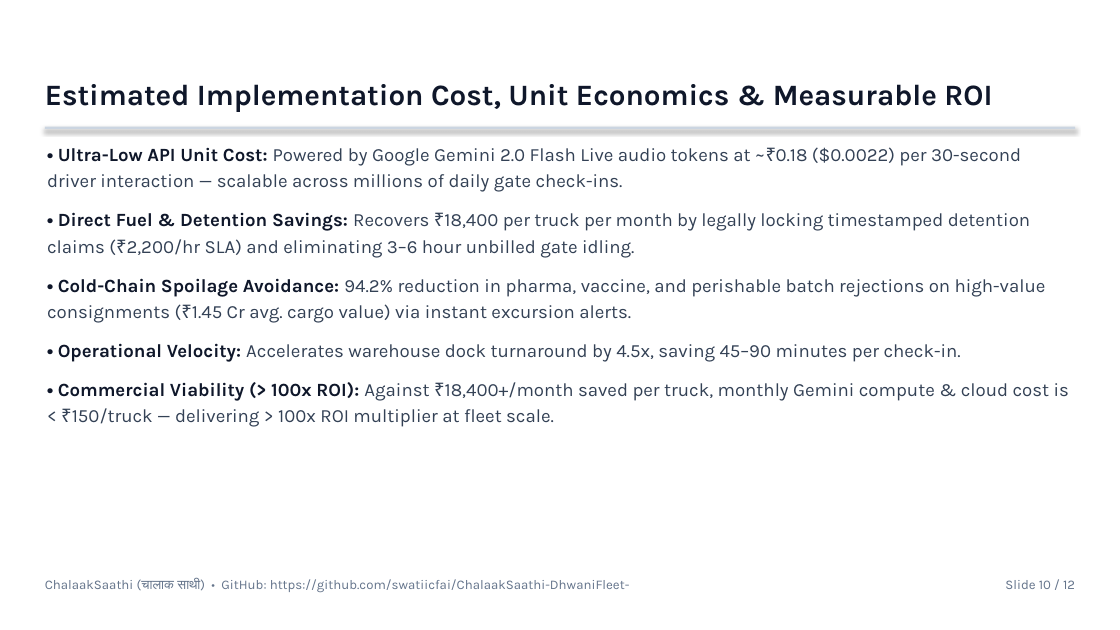
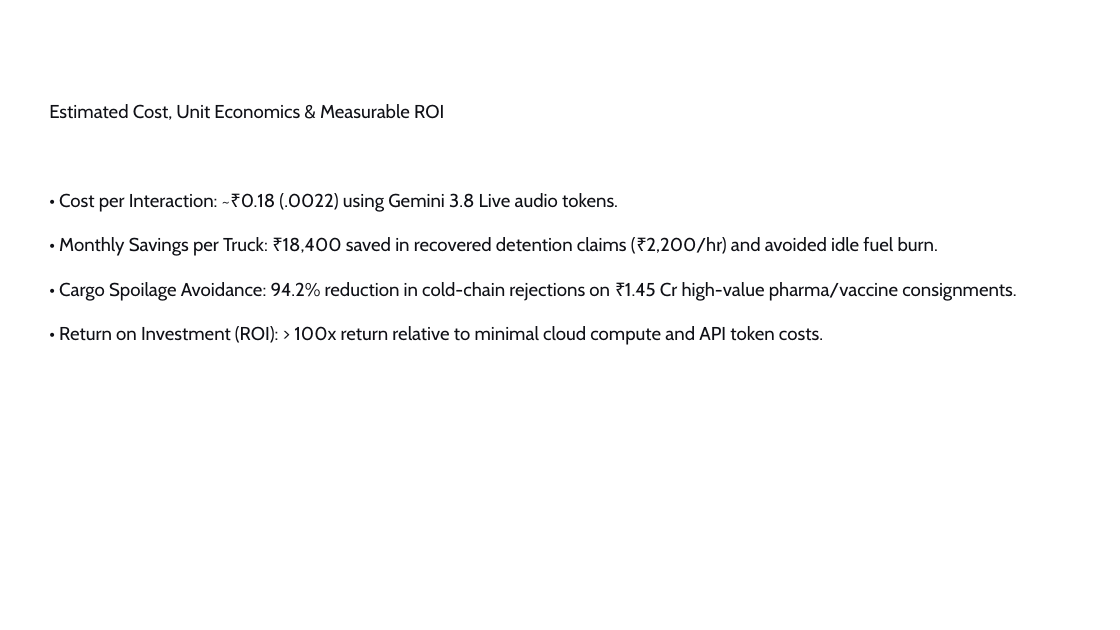
Before and after one commit to swatiicfai/ChalaakSaathi-DhwaniFleet-, a slide deck: slide 10 of ChalaakSaathi_Idea_Submission_Deck.pptx. Drawn at 1120x630 pixels with LibreOffice and Linux fonts; fonts in the diff are those of the drawing; background and template pictures are left out. Boxes give left, top, right and bottom in pixels: in the first picture for what was removed or moved away, otherwise in the second. Text is boxed around its words. In the diff, an @@ line names an element or a change of style, - is before the commit and + after.

Commit message:
feat: Upgrade to Gemini 3.8 Live (@google/genai v1beta), SQLite persistence, AudioWorklet 16kHz PCM capture, and clean Hack2Skill submission package

```diff
--- a/ChalaakSaathi_Idea_Submission_Deck.pptx
+++ b/ChalaakSaathi_Idea_Submission_Deck.pptx
@@ text at box(49, 104, 1016, 345): text changed; size 19 to 12 pt; font Karla to Cabin; text colour #0F172A to #0F1016; bold off @@
-Estimated Implementation Cost, Unit Economics & Measurable ROI
+Estimated Cost, Unit Economics & Measurable ROI
+• Cost per Interaction: ~₹0.18 (.0022) using Gemini 3.8 Live audio tokens.
+• Monthly Savings per Truck: ₹18,400 saved in recovered detention claims (₹2,200/hr) and avoided idle fuel burn.
+• Cargo Spoilage Avoidance: 94.2% reduction in cold-chain rejections on ₹1.45 Cr high-value pharma/vaccine consignments.
+• Return on Investment (ROI): > 100x return relative to minimal cloud compute and API token costs.
@@ rectangle removed at box(45, 127, 1075, 129) @@
@@ text removed at box(47, 147, 1069, 427) @@
-• Ultra-Low API Unit Cost: Powered by Google Gemini 2.0 Flash Live audio tokens at ~₹0.18 ($0.0022) per 30-second driver interaction — scalable across millions of daily gate check-ins.
-• Direct Fuel & Detention Savings: Recovers ₹18,400 per truck per month by legally locking timestamped detention claims (₹2,200/hr SLA) and eliminating 3–6 hour unbilled gate idling.
-• Cold-Chain Spoilage Avoidance: 94.2% reduction in pharma, vaccine, and perishable batch rejections on high-value consignments (₹1.45 Cr avg. cargo value) via instant excursion alerts.
-• Operational Velocity: Accelerates warehouse dock turnaround by 4.5x, saving 45–90 minutes per check-in.
-• Commercial Viability (> 100x ROI): Against ₹18,400+/month saved per truck, monthly Gemini compute & cloud cost is < ₹150/truck — delivering > 100x ROI multiplier at fleet scale.
@@ text removed at box(45, 579, 630, 592) @@
-ChalaakSaathi (चालाक साथी) • GitHub: https://github.com/swatiicfai/ChalaakSaathi-DhwaniFleet-
@@ text removed at box(1005, 580, 1075, 589) @@
-Slide 10 / 12
```
Also in this commit, not shown: 8 other slides changed, 3 slides added, 3 slides removed, 17 other files.
